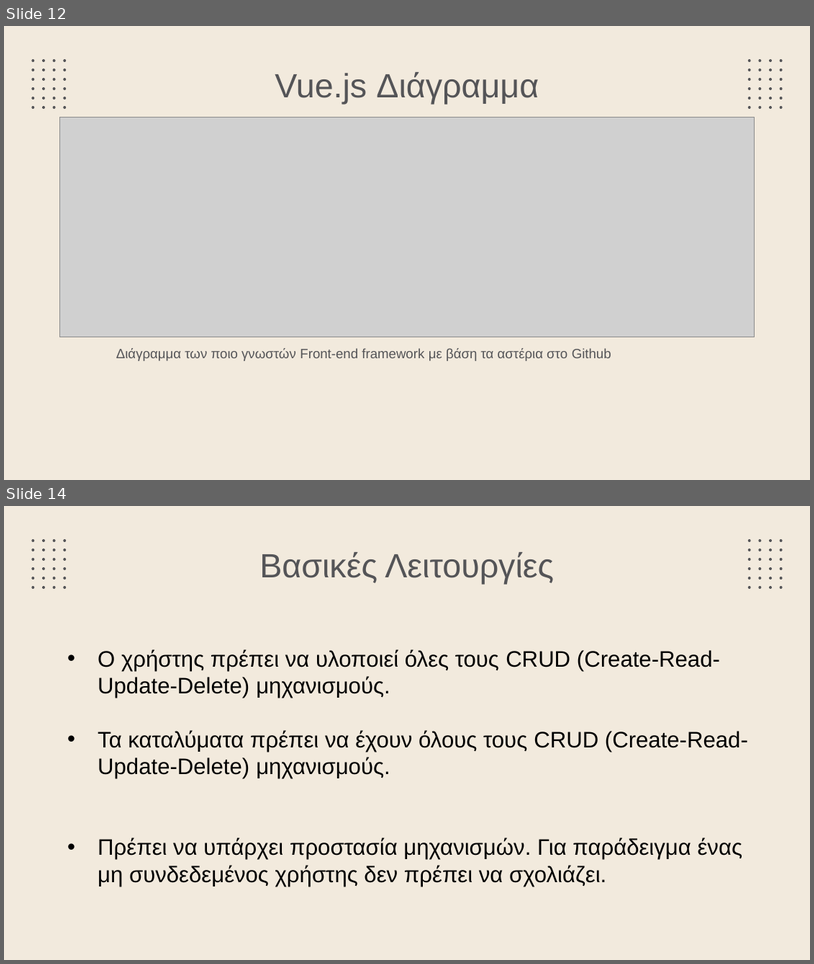
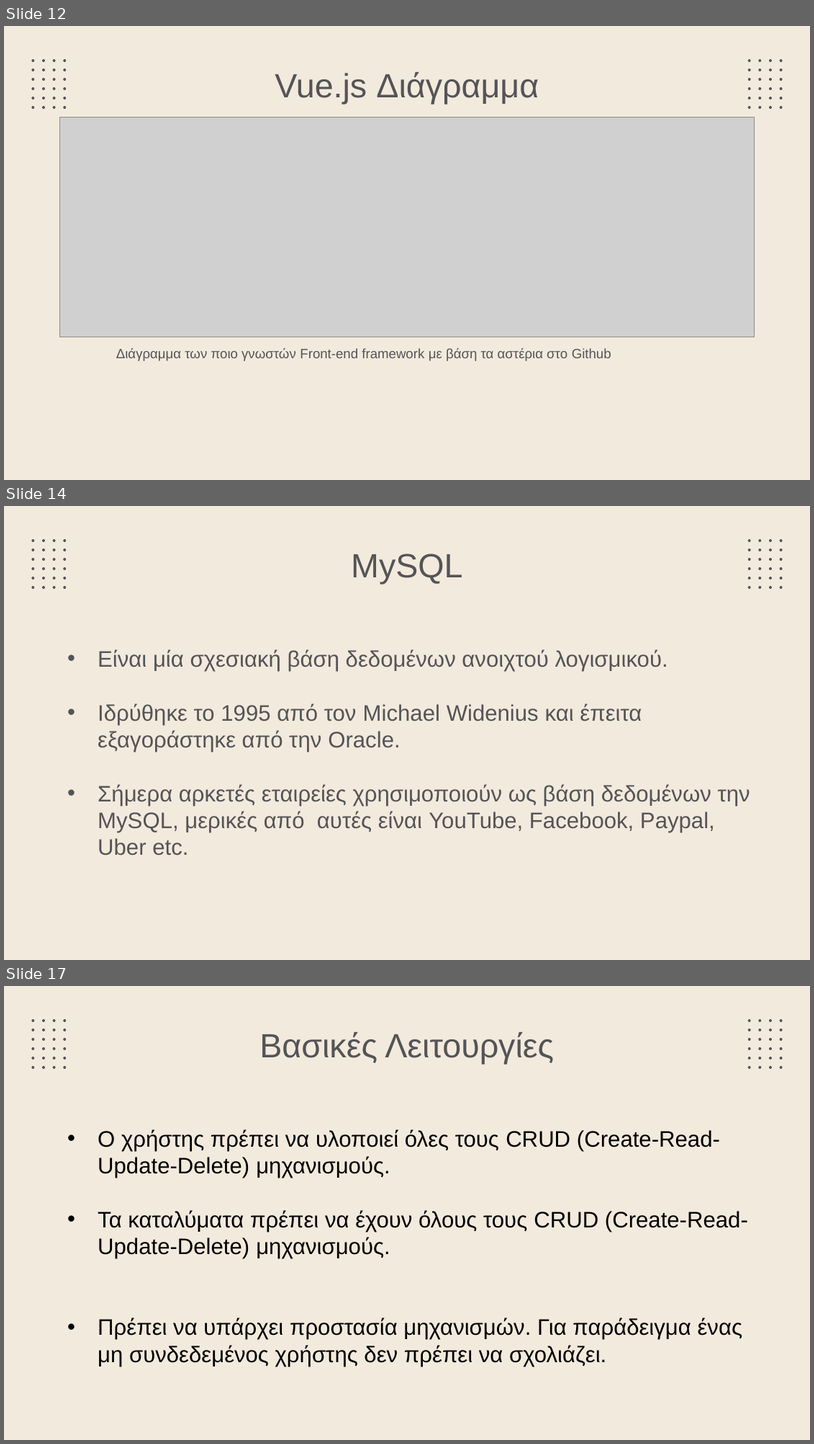
Before and after one commit to Button99/Rental-Accommodation, a slide deck: Thesis PowerPoint.pptx. Shown one above the other, each under a label of ours: slides 12 and 14 before the commit, slides 12, 14 and 17 after it; the slides between them are not shown. The pictures are 814x964 and 814x1444 pixels, drawn with LibreOffice and Linux fonts; fonts in the diff are those of the drawing; grey boxes stand for pictures. Boxes give left, top, right and bottom in pixels: in the first picture for what was removed or moved away, otherwise in the second. Text is boxed around its words. In the diff, an @@ line names an element or a change of style, - is before the commit and + after.

Commit message:
Added MySQL

```diff
--- a/Thesis PowerPoint.pptx
+++ b/Thesis PowerPoint.pptx
@@ slide 14 added at [4,506,810,960], background #F2EADD; not listed: 48 template elements that a slide beside it also shows @@
@@ title added at [351,554,463,584], 30 pt, text #545457 @@
+MySQL
@@ subtitle added at [98,649,751,855], 20 pt, text #545457 @@
+• Είναι μία σχεσιακή βάση δεδομένων ανοιχτού λογισμικού.
+• Ιδρύθηκε το 1995 από τον Michael Widenius και έπειτα εξαγοράστηκε από την Oracle.
+• Σήμερα αρκετές εταιρείες χρησιμοποιούν ως βάση δεδομένων την MySQL, μερικές από αυτές είναι YouTube, Facebook, Paypal, Uber etc.
@@ what was slide 14 is now slide 17 @@
```
Also in this commit, not shown: 2 other slides added.
